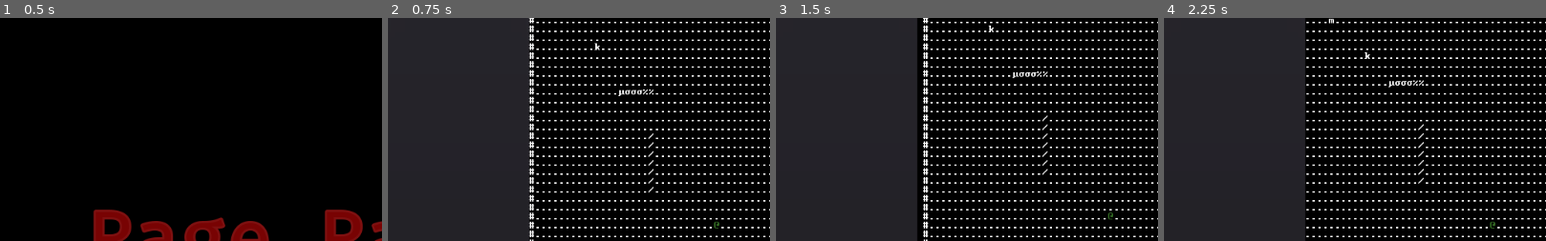
Above: before the commit, frames 1-4 (left to right).
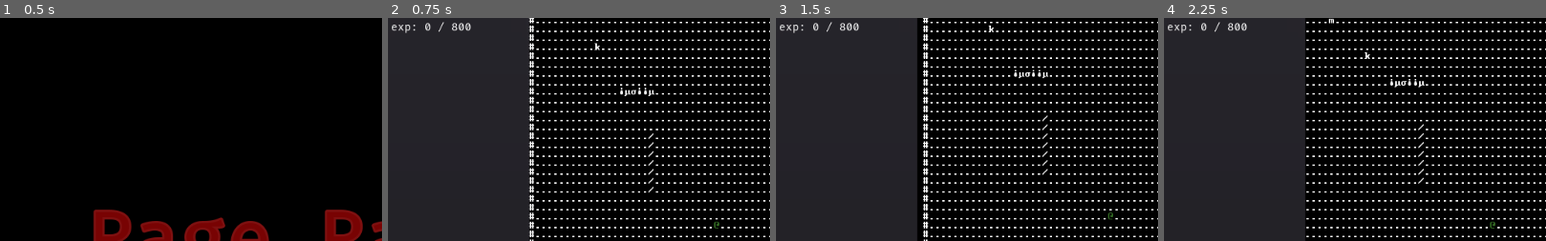
Above: after the commit, the same moments.

Repository: redxaxder/7DRL2022
Game: Godot game, scene res://scenes/root.tscn
The game is run twice, just before and just after one commit, with the same random seed, the same clock (stepped at 60 frames per second) and the same inputs.
Inputs:
- Up to frame 1 (0.5 s): no input
- Up to frame 2 (0.75 s): tap Space (action) at 0.5 s; hold Right (right) from 0.53 s (still down); hold . (pass) from 0.53 s (still down)
- Up to frame 3 (1.5 s): tap Space (action) at 1.25, 1.35 s; release Right (right) at 1.28 s; release . (pass) at 1.28 s; hold Down (down) from 1.28 s (still down)
- Up to frame 4 (2.25 s): tap . (pass) at 1.55 s; tap Enter at 2 s; release Down (down) at 2.03 s; hold Right (right) from 2.03 s (still down); hold . (pass) from 2.03 s (still down)
The pictures show only the part of the screen within x 0-50%, y 0-50%; the shares and areas given below are measured in that part.

Frame 1 is identical in both runs. In frame 2, 0.5% of the frame differs, in the area x 1-70%, y 1-36%; in frame 3, 0.4%; in frame 4, 0.5%.

Commit message:
toward exp

Diff:
--- a/lib/const.gd
+++ b/lib/const.gd
@@ -4,6 +4,7 @@
 var END_PLAYER_TURN = "end_player_turn"
 var PLAYER_DIED = "player_died"
 var PLAYER_STATUS_CHANGED = "status_changed"
+var PLAYER_LEVEL_UP = "level_up"
 var ENEMY_HIT = "enemy_hit"
 var DESCHEDULE = "deschedule"
 
--- a/pickups/pickup.gd
+++ b/pickups/pickup.gd
@@ -60,4 +60,4 @@
 	locationService.insert(self, p)
 
 func random_consumable():
-	init(randi() % 5)
+	init(randi() % 4)
--- a/scenes/run.gd
+++ b/scenes/run.gd
@@ -27,6 +27,7 @@
 	connect(constants.END_PLAYER_TURN, $Scheduler, "_end_player_turn")
 	pc.connect(constants.PLAYER_DIED, self, "_handle_death")
 	pc.connect(constants.PLAYER_STATUS_CHANGED, self, "update_status")
+	pc.connect(constants.PLAYER_LEVEL_UP, self, "_on_level_up")
 	var pcpos = Vector2(30,30)
 	southpaw = randi() % 4 == 0
 	pc.position = SCREEN.dungeon_to_screen(pcpos.x,pcpos.y)
@@ -122,6 +123,7 @@
 
 func update_status():
 	var status_text = ""
+	status_text += "exp: {0} / {1}\n".format([pc.experience, pc.experience_needed])
 	if pc.pickup != null || pc.weapon != null:
 		status_text += "holding:\n"
 		if pc.pickup != null && !southpaw:
@@ -159,3 +161,6 @@
 	var d = DeathModal.instance()
 	add_child(d)
 	set_process_unhandled_input(false)
+
+func _on_level_up():
+	combatLog.say("level up!")
--- a/sprites/knight.gd
+++ b/sprites/knight.gd
@@ -51,13 +51,15 @@
 
 func draw() -> void:
 	var pos = get_pos()
-	var t_pos = self.SCREEN.dungeon_to_screen(pos.x,pos.y)
-	self.transform.origin.x = float(t_pos.x)
-	self.transform.origin.y = float(t_pos.y)
-	if self.blocking:
-		self.modulate = Color(0.460938, 0.460938, 1)
-	else:
-		self.modulate = Color(1, 1, 1)
+	if pos:
+		var t_pos = self.SCREEN.dungeon_to_screen(pos.x,pos.y)
+		self.transform.origin.x = float(t_pos.x)
+		self.transform.origin.y = float(t_pos.y)
+		if self.blocking:
+			self.modulate = Color(0.460938, 0.460938, 1)
+		else:
+			self.modulate = Color(1, 1, 1)
 
 func die():
 	self.combatLog.say("the knight dies.")
+	.die()
--- a/sprites/pc.gd
+++ b/sprites/pc.gd
@@ -4,11 +4,25 @@
 
 signal player_died()
 signal status_changed()
+signal level_up()
 
 var rage: int = 0
 var rage_decay: int = 0
 var fatigue: int = 0
 var recovery: int = 0
+
+const base_experience_gain_rate: int = 10
+const experience_gain_step: int = 10
+const max_experience_gain_rate: int = 200
+
+var experience_gain_rate: int = base_experience_gain_rate
+var experience: int = 0
+
+const base_experience_needed = 800
+const experience_needed_step = 400
+var experience_needed = base_experience_needed
+
+
 var running: int = 0
 var run_dir: int = 0
 
@@ -26,6 +40,7 @@
 
 var starting_rage: int = 20
 var rage_on_got_hit: int = 10
+var rage_on_kill: int = 10
 var fatigue_on_got_hit: int = 5
 
 func injure():
@@ -57,15 +72,21 @@
 		rage -= rage_decay
 		rage = max(rage,0)
 		rage_decay = 1 + fatigue / 40
+		if rage == 0: # we left rage!
+			experience_gain_rate = base_experience_gain_rate
 	elif fatigue > 0:
 		recover(recovery)
 		recovery += 1
 	else:
 		recovery = 0
-
-func enemy_hit(dir):
-	#you've just hit an enemy!
-	pass
+	if rage == 0:
+		while experience > experience_needed:
+			experience -= experience_needed
+			experience_needed += experience_needed_step
+			emit_signal(constants.PLAYER_STATUS_CHANGED)
+			emit_signal(constants.PLAYER_LEVEL_UP)
+	emit_signal(constants.PLAYER_STATUS_CHANGED)
+
 
 func try_attack(dir) -> bool:
 	var can_attack = false
@@ -173,3 +194,9 @@
 			return true
 			#TODO: soak in alchohol
 	return true
+
+func on_enemy_killed():
+	experience += experience_gain_rate
+	experience_gain_rate += experience_gain_step
+	experience_gain_rate = min(experience_gain_rate, max_experience_gain_rate)
+	rage += rage_on_kill
Not shown: 1 places in sprites/door.tscn that only renumber resources
